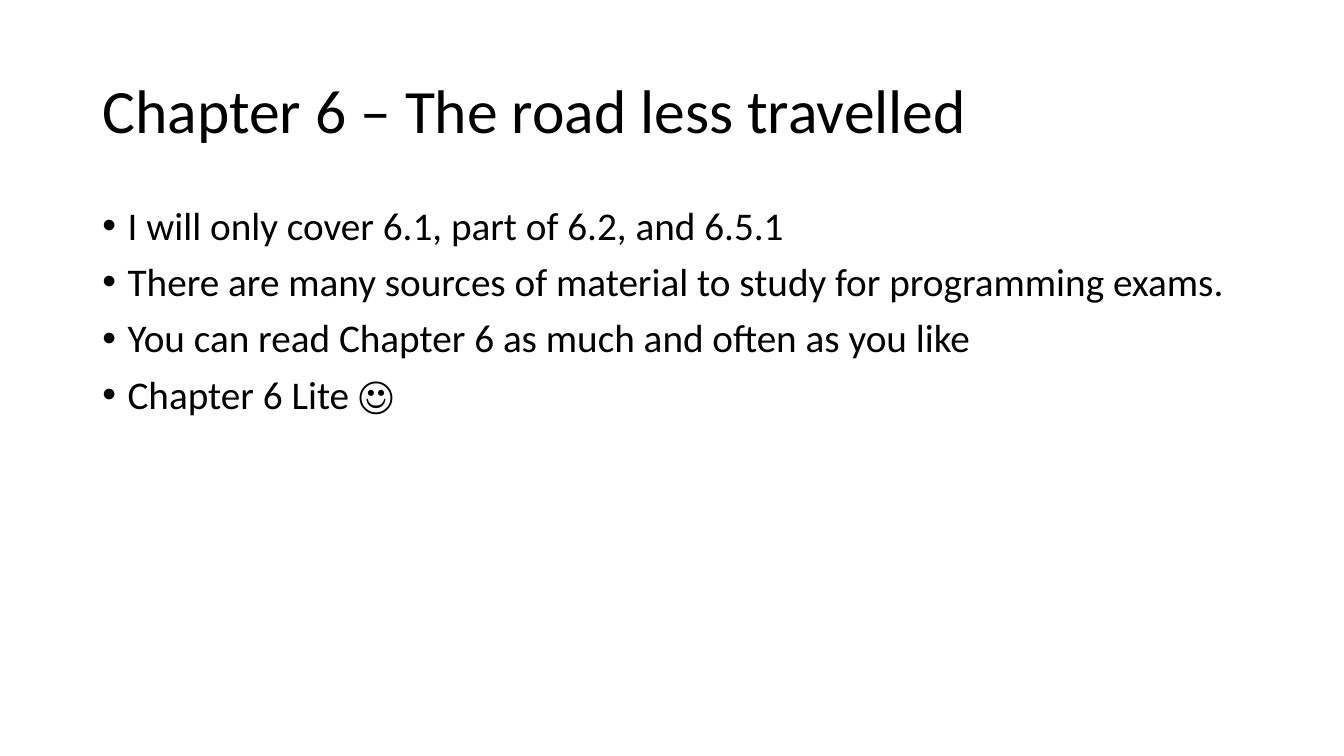
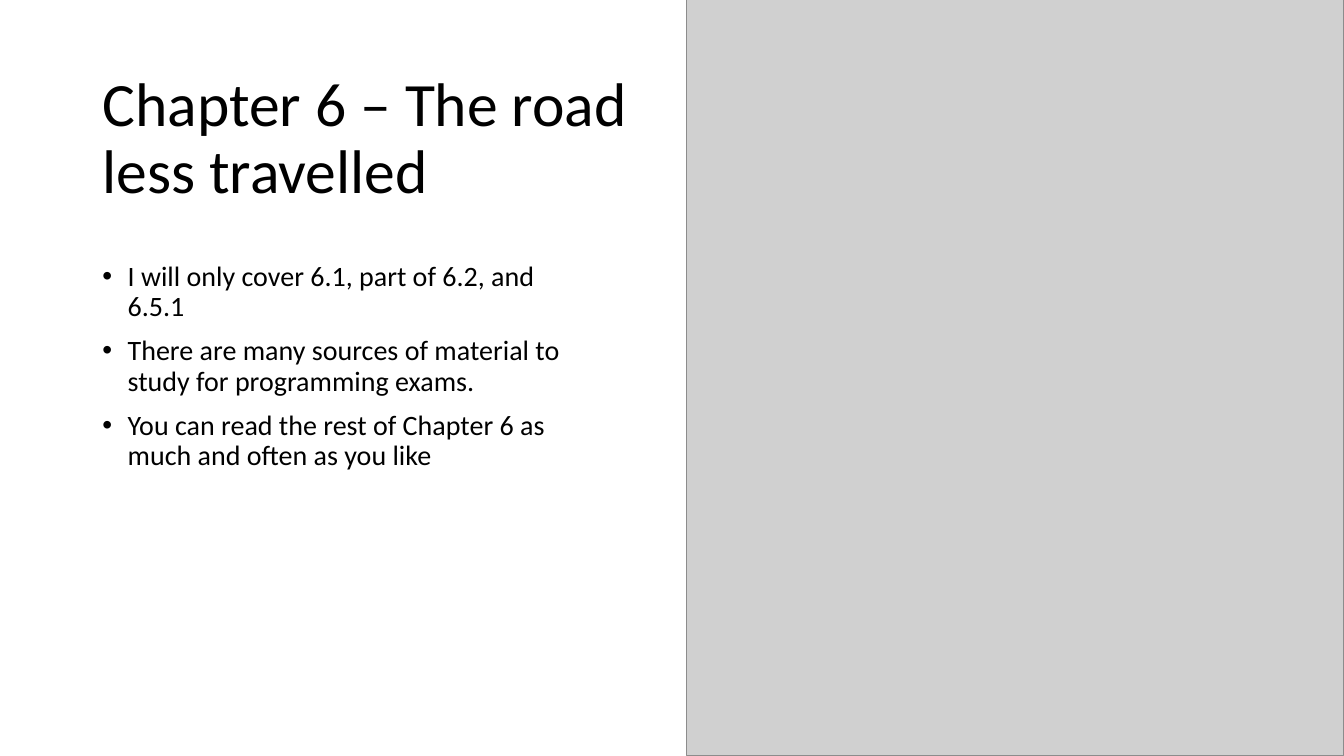
Before and after one commit to csev/cc4e, a slide deck: slide 6 of lectures/KR-6.pptx. Drawn at 1344x756 pixels with LibreOffice and Linux fonts; fonts in the diff are those of the drawing; grey boxes stand for pictures. Boxes give left, top, right and bottom in pixels: in the first picture for what was removed or moved away, otherwise in the second. Text is boxed around its words. In the diff, an @@ line names an element or a change of style, - is before the commit and + after.

```diff
--- a/lectures/KR-6.pptx
+++ b/lectures/KR-6.pptx
@@ picture added at (687, 0, 1344, 756) @@
@@ title "Chapter 6 – The road ..." rewrapped from (102, 90, 965, 143) to (102, 83, 627, 194) @@
@@ text "I will only cover 6.1, ...": place and size @@
-text "I will only cover 6.1, ..." at (128, 212, 1223, 416)
+text "I will only cover 6.1, ..." at (128, 266, 559, 470)
@@ text at (128, 266, 559, 396): size 28 to 20 pt in "I will only cover 6.1, part of ...", "There are many sources of material to ..." @@
@@ text at (128, 415, 544, 470): text changed; size 28 to 20 pt @@
-• You can read Chapter 6 as much and often as you like
-• Chapter 6 Lite ☺
+• You can read the rest of Chapter 6 as much and often as you like
```
Also in this commit, not shown: 2 other slides changed, 1 slide added, 2 other files.
